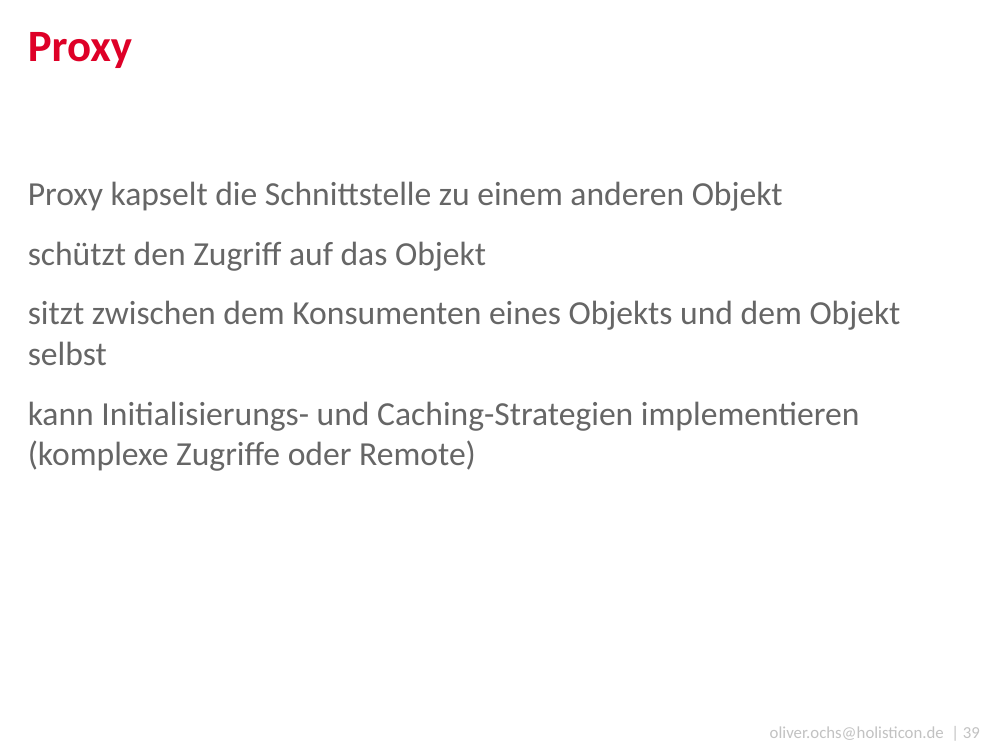
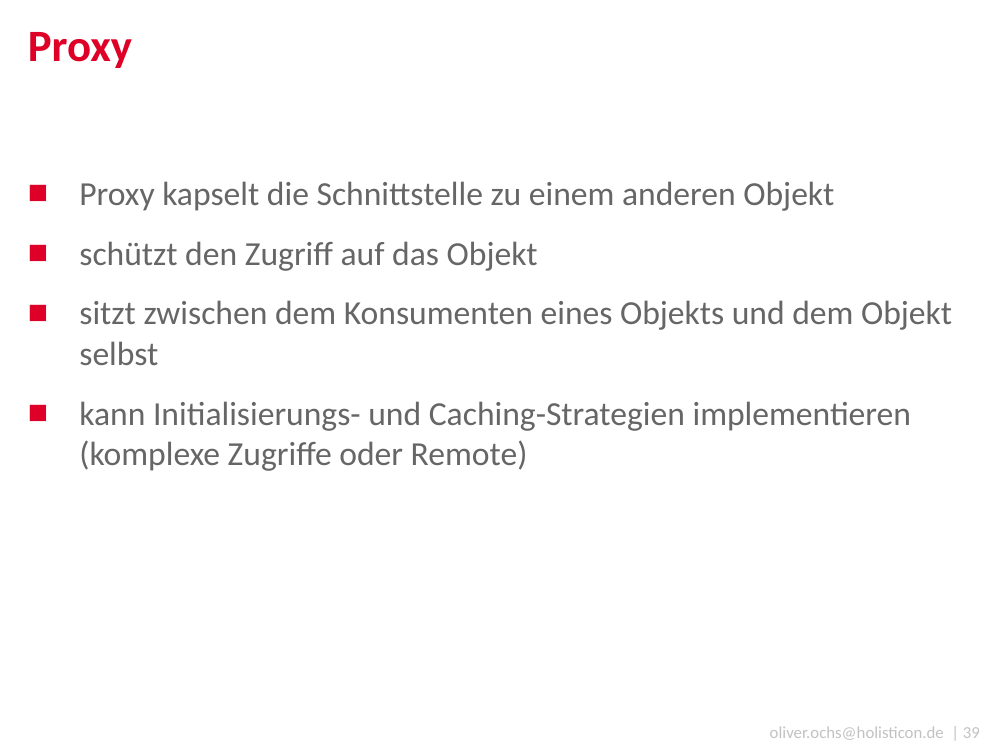
Before and after one commit to simonox/js-workshop, a slide deck: slide 39 of Tag 2.pptx. Drawn at 1008x756 pixels with LibreOffice and Linux fonts; fonts in the diff are those of the drawing; background and template pictures are left out. Boxes give left, top, right and bottom in pixels: in the first picture for what was removed or moved away, otherwise in the second. Text is boxed around its words. In the diff, an @@ line names an element or a change of style, - is before the commit and + after.

```diff
--- a/Tag 2.pptx
+++ b/Tag 2.pptx
@@ text "Proxy kapselt die Schnittstelle zu ..." at bbox=[79, 181, 952, 471]: bullet none to ■ @@
```
Also in this commit, not shown: 5 other slides changed, 1 slide added, 14 other files.
